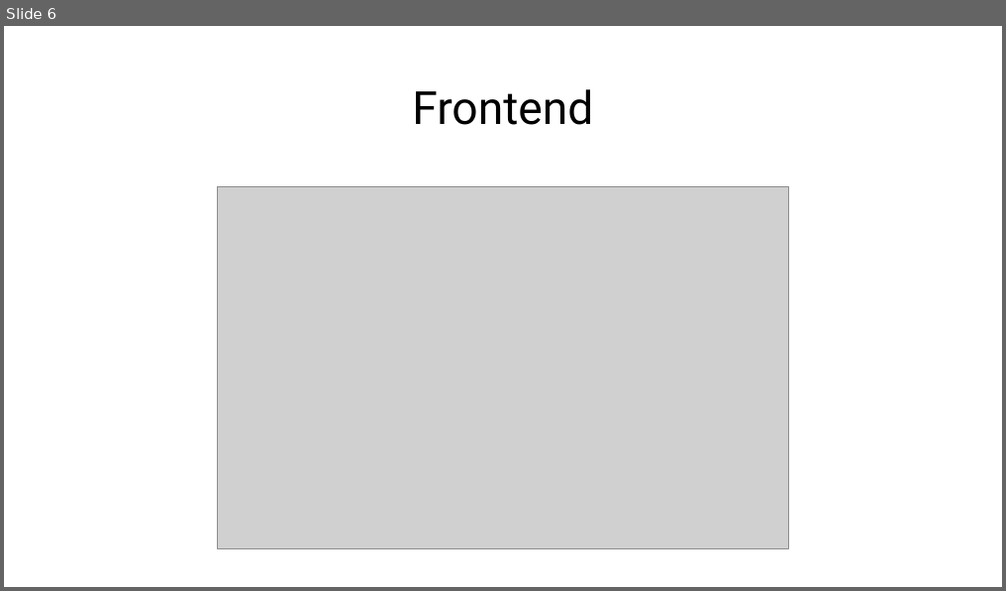
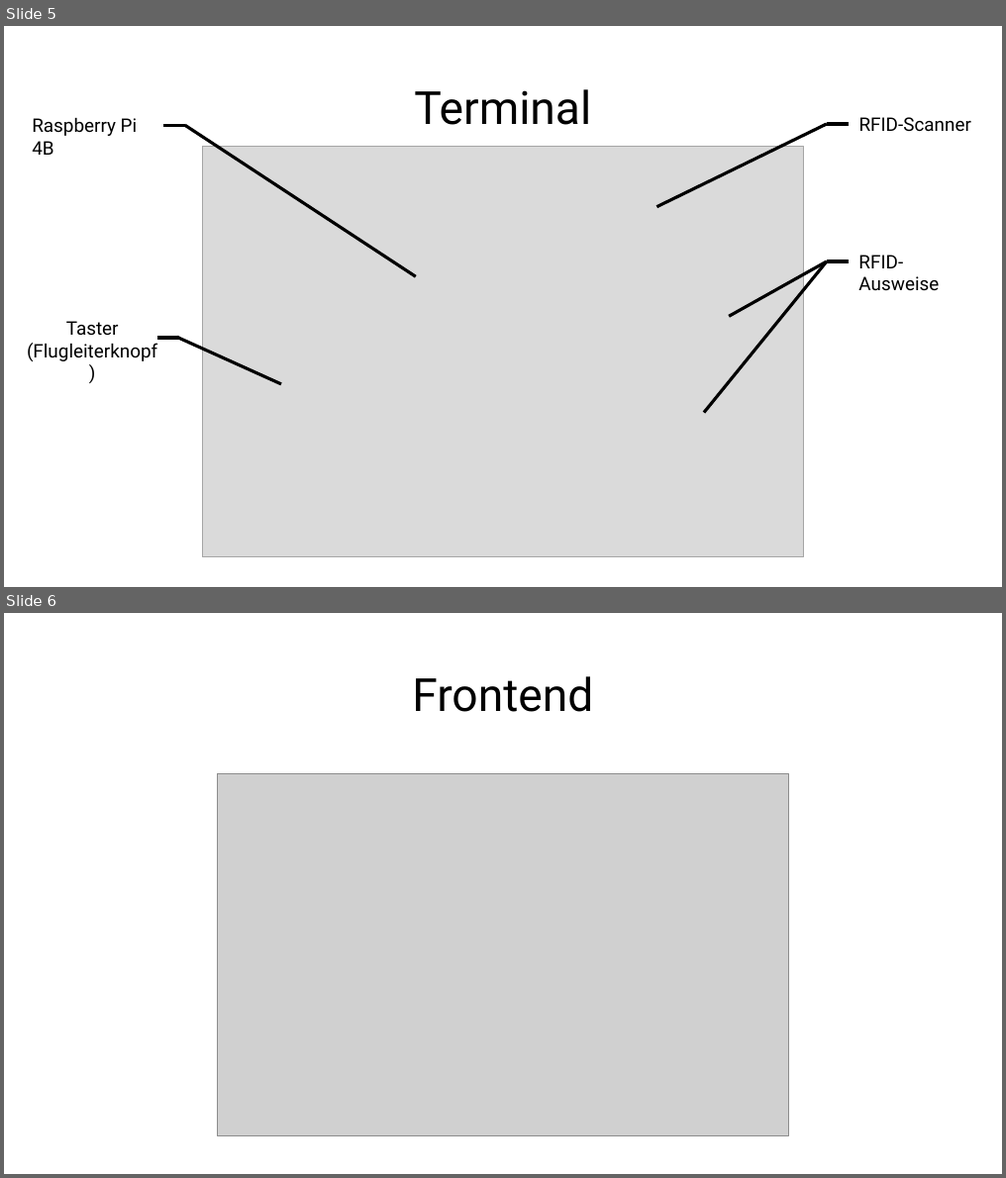
Before and after one commit to Lernni/E2-Anwesenheitserfassung-fuer-Modellflugplatz, a slide deck: belegabgabe_se2/Präsentation/SE_Anwesenheitserfassung.pptx. Shown one above the other, each under a label of ours: slide 6 before the commit, slides 5 and 6 after it. The pictures are 1006x591 and 1006x1178 pixels, drawn with LibreOffice and Linux fonts; fonts in the diff are those of the drawing; grey boxes stand for pictures. Boxes give left, top, right and bottom in pixels: in the first picture for what was removed or moved away, otherwise in the second. Text is boxed around its words. In the diff, an @@ line names an element or a change of style, - is before the commit and + after.

Commit message:
#100 Bild vom Terminal eingefügt

```diff
--- a/belegabgabe_se2/Präsentation/SE_Anwesenheitserfassung.pptx
+++ b/belegabgabe_se2/Präsentation/SE_Anwesenheitserfassung.pptx
@@ slide 5 added at (4,26,1002,587), background #FFFFFF @@
@@ title added at (414,89,591,125), 44 pt, text #000000 @@
+Terminal
@@ text added at (32,117,137,155), 18 pt, text #000000 @@
+Raspberry Pi 4B
@@ line added from (164, 126) to (185, 126), #000000 3 pt @@
@@ line added from (416, 276) to (185, 126), #000000 3 pt @@
@@ rectangle added at (192,141,817,564), fill #FFFFFF at 22% opacity @@
@@ line added from (656, 207) to (827, 124), #000000 3 pt @@
@@ line added from (827, 124) to (848, 124), #000000 3 pt @@
@@ text added at (859,117,971,131), 18 pt, text #000000 @@
+RFID-Scanner
@@ picture added at (202,147,804,558) @@
@@ line added from (704, 413) to (827, 262), #000000 3 pt @@
@@ line added from (730, 316) to (827, 262), #000000 3 pt @@
@@ line added from (827, 262) to (848, 262), #000000 3 pt @@
@@ text added at (858,255,939,291), 18 pt, text #000000 @@
+RFID-Ausweise
@@ text added at (27,321,157,362), 18 pt, text #000000 @@
+Taster
+(Flugleiterknopf)
@@ line added from (157, 338) to (179, 338), #000000 3 pt @@
@@ line added from (281, 384) to (177, 338), #000000 3 pt @@
```
Also in this commit, not shown: 1 slide removed.
